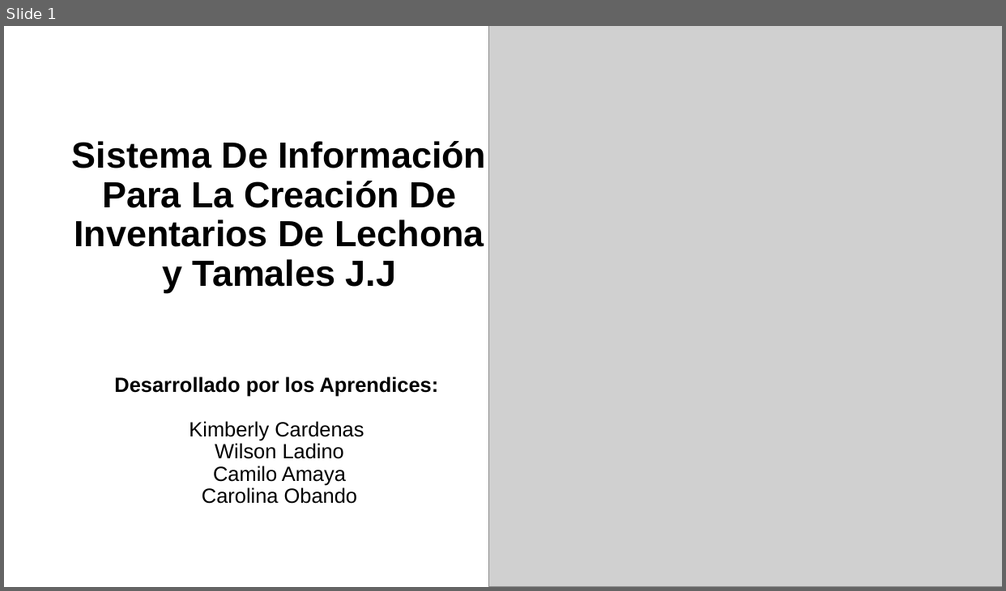
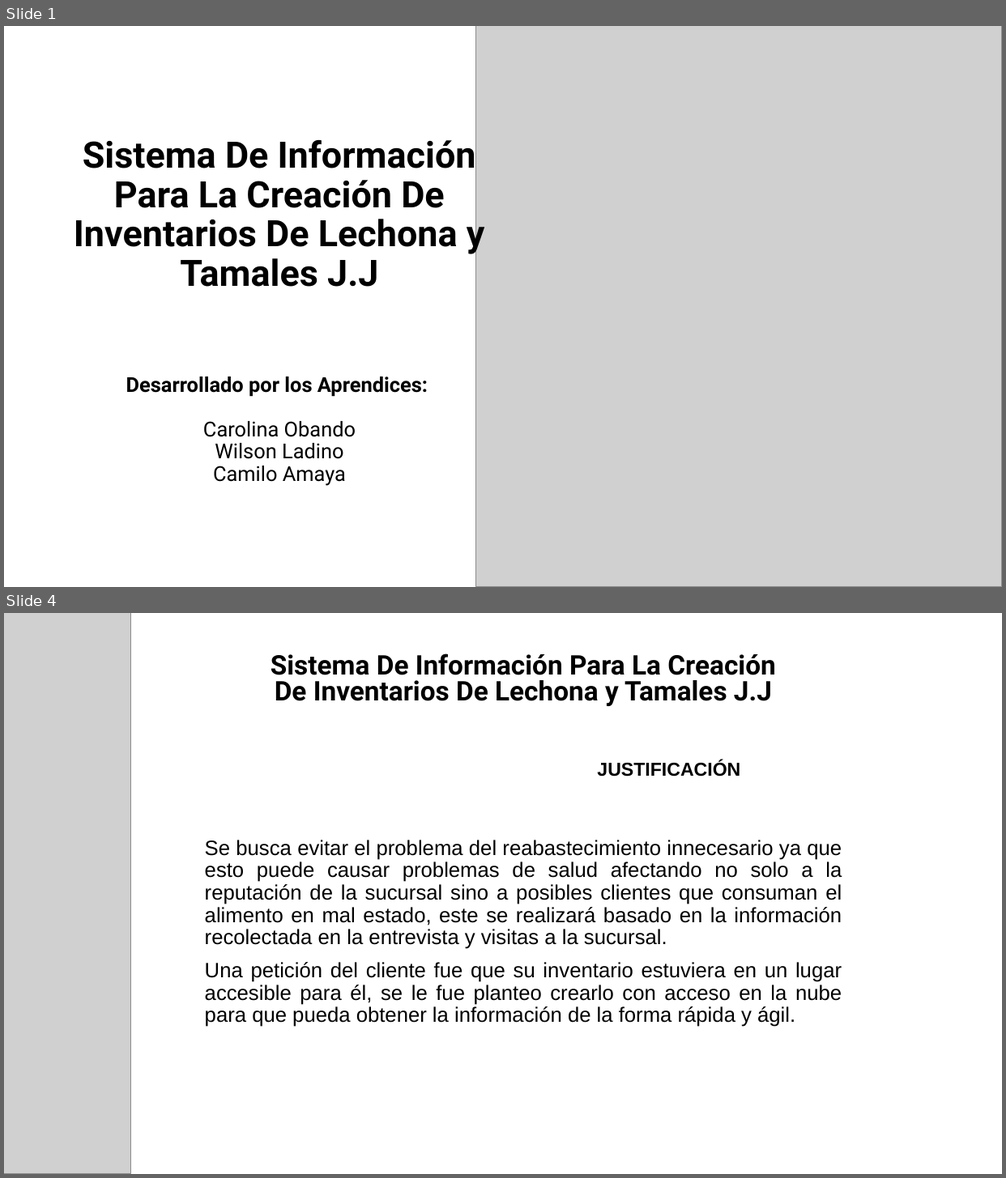
Before and after one commit to ProyectoJJ/Proyecto, a slide deck: Presentacion Final.pptx. Shown one above the other, each under a label of ours: slide 1 before the commit, slides 1 and 4 after it; the slides between them are not shown. The pictures are 1006x591 and 1006x1178 pixels, drawn with LibreOffice and Linux fonts; fonts in the diff are those of the drawing; grey boxes stand for pictures; background and template pictures are left out. Boxes give left, top, right and bottom in pixels: in the first picture for what was removed or moved away, otherwise in the second. Text is boxed around its words. In the diff, an @@ line names an element or a change of style, - is before the commit and + after.

```diff
--- a/Presentacion Final.pptx
+++ b/Presentacion Final.pptx
@@ slide 4 added at (x1=4, y1=613, x2=1002, y2=1174), background #FFFFFF @@
@@ picture added at (x1=4, y1=613, x2=130, y2=1174) @@
@@ subtitle added at (x1=270, y1=653, x2=775, y2=706), 26 pt, text #000000, bold @@
+Sistema De Información Para La Creación De Inventarios De Lechona y Tamales J.J
@@ title added at (x1=597, y1=761, x2=740, y2=777), 18 pt, text #000000, bold, small capitals @@
+JUSTIFICACIÓN
@@ text added at (x1=205, y1=840, x2=842, y2=1027), 20 pt, text #000000 @@
+Se busca evitar el problema del reabastecimiento innecesario ya que esto puede causar problemas de salud afectando no solo a la reputación de la sucursal sino a posibles clientes que consuman el alimento en mal estado, este se realizará basado en la información recolectada en la entrevista y visitas a la sucursal.
+Una petición del cliente fue que su inventario estuviera en un lugar accesible para él, se le fue planteo crearlo con acceso en la nube para que pueda obtener la información de la forma rápida y ágil.
@@ slide 1 changed as well @@
@@ picture resized from (x1=489, y1=26, x2=1002, y2=587) to (x1=476, y1=26, x2=1002, y2=587) @@
@@ subtitle "Sistema De Información Para La ..." at (x1=74, y1=135, x2=485, y2=287): font Arial to Roboto; more space between paragraphs @@
@@ title at (x1=126, y1=377, x2=428, y2=485): text changed; font Arial to Roboto @@
-Desarrollado por los Aprendices:
-Kimberly Cardenas
-Wilson Ladino
-Camilo Amaya
-Carolina Obando
+Desarrollado por los Aprendices:
+Carolina Obando
+Wilson Ladino
+Camilo Amaya
```
Also in this commit, not shown: 7 other slides changed, 2 slides removed.
